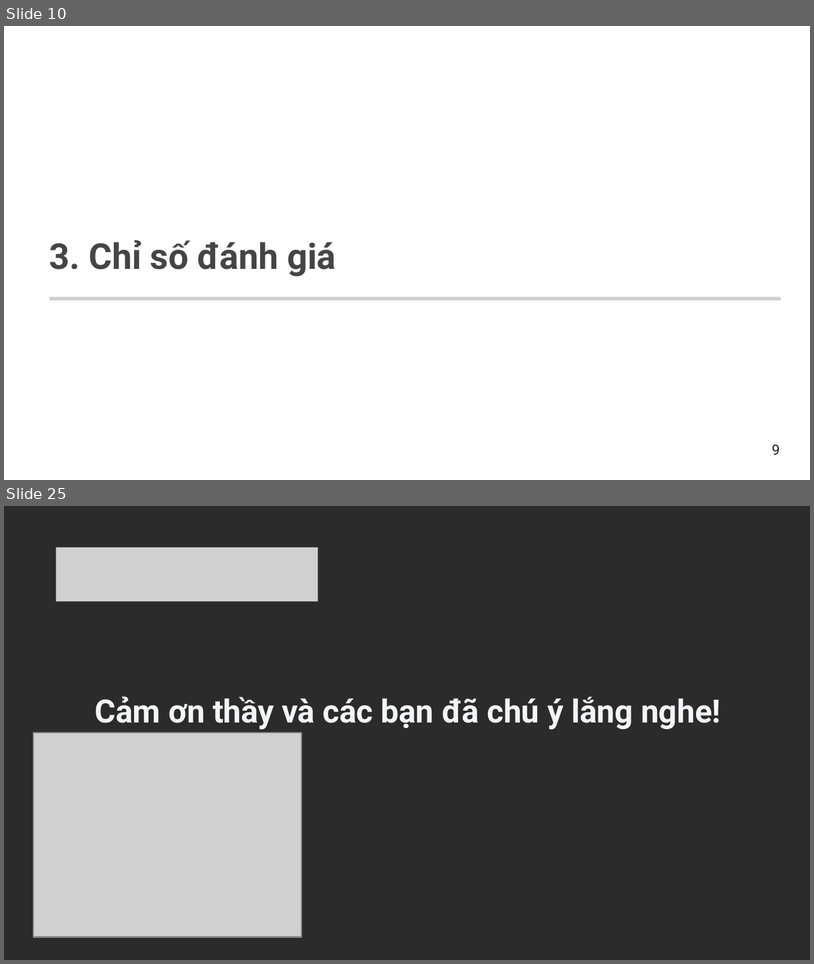
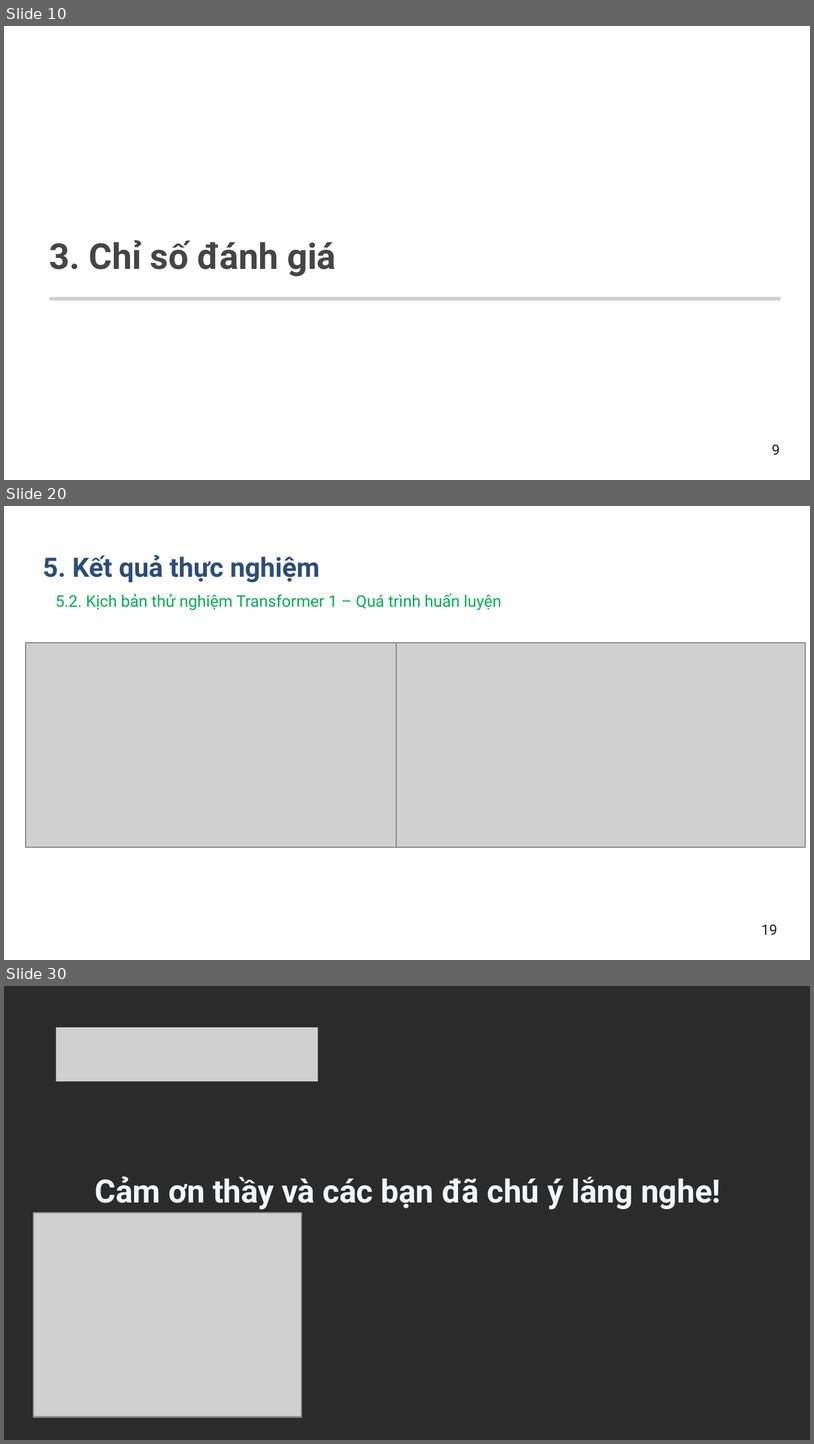
Before and after one commit to levanmanhbka/ptit_nlp, a slide deck: docs/Nhom12_SlideBaoCaoCuoiKy.pptx. Shown one above the other, each under a label of ours: slides 10 and 25 before the commit, slides 10, 20 and 30 after it; the slides between them are not shown. The pictures are 814x964 and 814x1444 pixels, drawn with LibreOffice and Linux fonts; fonts in the diff are those of the drawing; grey boxes stand for pictures; background and template pictures are left out; a plain dark background stands for a picture behind light text. Boxes give left, top, right and bottom in pixels: in the first picture for what was removed or moved away, otherwise in the second. Text is boxed around its words. In the diff, an @@ line names an element or a change of style, - is before the commit and + after.

```diff
--- a/docs/Nhom12_SlideBaoCaoCuoiKy.pptx
+++ b/docs/Nhom12_SlideBaoCaoCuoiKy.pptx
@@ slide 20 added at bbox=[4, 506, 810, 960], background #FFFFFF @@
@@ text added at bbox=[43, 555, 320, 583], 15 pt, text #2B4D7B, bold @@
+5. Kết quả thực nghiệm
@@ text added at bbox=[56, 594, 502, 610], 9 pt, text #00B050 @@
+5.2. Kịch bản thử nghiệm Transformer 1 – Quá trình huấn luyện
@@ picture added at bbox=[26, 643, 435, 849] @@
@@ picture added at bbox=[396, 643, 805, 849] @@
@@ text added at bbox=[762, 925, 778, 935], 8 pt, text #1C1C1A @@
+19
@@ what was slide 25 is now slide 30 @@
```
Also in this commit, not shown: 13 slides changed, 8 other slides added, 1 slide removed.
